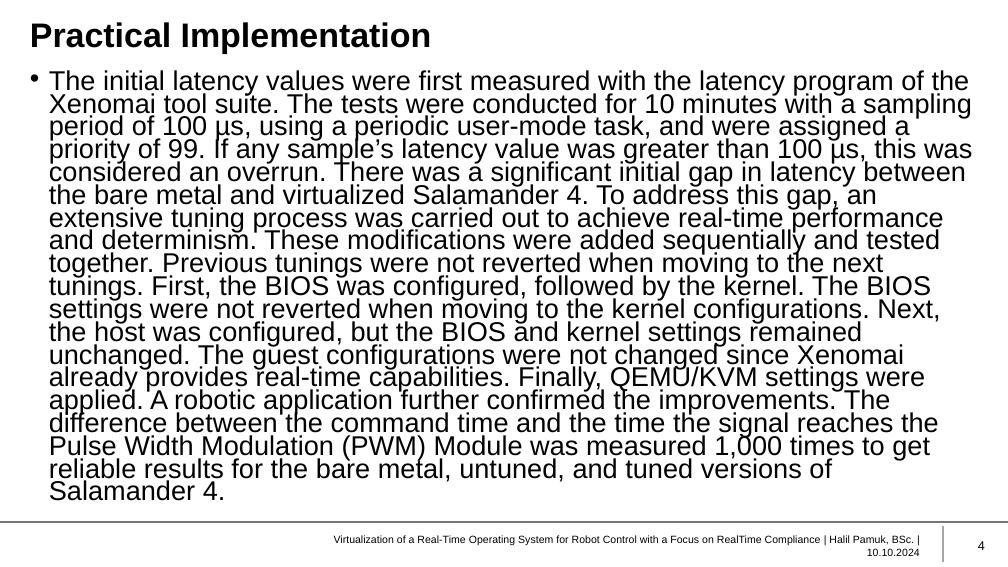
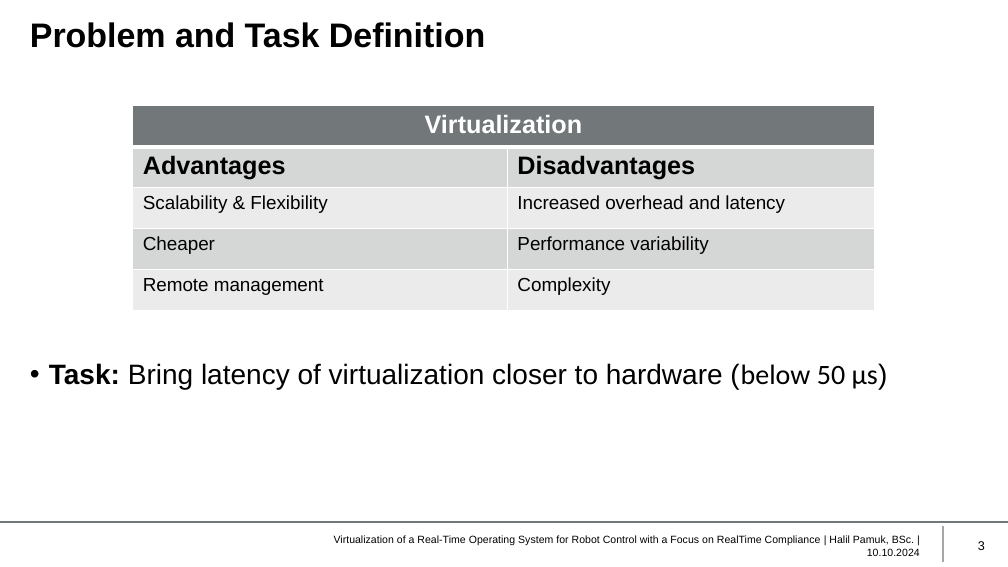
Before and after one commit to HIP24/Masterarbeit, a slide deck: slide 3 of Masterprüfung/Presentation/Presentation.pptx (slide 4 before the commit). Drawn at 1008x567 pixels with LibreOffice and Linux fonts; fonts in the diff are those of the drawing; background and template pictures are left out. Boxes give left, top, right and bottom in pixels: in the first picture for what was removed or moved away, otherwise in the second. Text is boxed around its words. In the diff, an @@ line names an element or a change of style, - is before the commit and + after.

```diff
--- a/Masterprüfung/Presentation/Presentation.pptx
+++ b/Masterprüfung/Presentation/Presentation.pptx
@@ title at bbox=[30, 22, 485, 48]: text changed @@
-Practical Implementation
+Problem and Task Definition
@@ table added at bbox=[133, 106, 875, 310], 5 rows, 2 columns @@
+Virtualization | 
+Advantages | Disadvantages
+Scalability & Flexibility | Increased overhead and latency
+Cheaper | Performance variability
+Remote management | Complexity
@@ text at bbox=[49, 363, 888, 390]: text changed; size 19.4 to 20 pt @@
-• The initial latency values were first measured with the latency program of the Xenomai tool suite. The tests were conducted for 10 minutes with a sampling period of 100 µs, using a periodic user-mode task, and were assigned a priority of 99. If any sample’s latency value was greater than 100 µs, this was considered an overrun. There was a significant initial gap in latency between the bare metal and virtualized Salamander 4. To address this gap, an extensive tuning process was carried out to achieve real-time performance and determinism. These modifications were added sequentially and tested together. Previous tunings were not reverted when moving to the next tunings. First, the BIOS was configured, followed by the kernel. The BIOS settings were not reverted when moving to the kernel configurations. Next, the host was configured, but the BIOS and kernel settings remained unchanged. The guest configurations were not changed since Xenomai already provides real-time capabilities. Finally, QEMU/KVM settings were applied. A robotic application further confirmed the improvements. The difference between the command time and the time the signal reaches the Pulse Width Modulation (PWM) Module was measured 1,000 times to get reliable results for the bare metal, untuned, and tuned versions of Salamander 4.
+• Task: Bring latency of virtualization closer to hardware (below 50 μs)
@@ page number at bbox=[978, 541, 985, 550]: text changed @@
-4
+3
```
Also in this commit, not shown: 8 other slides changed, 1 slide added.
